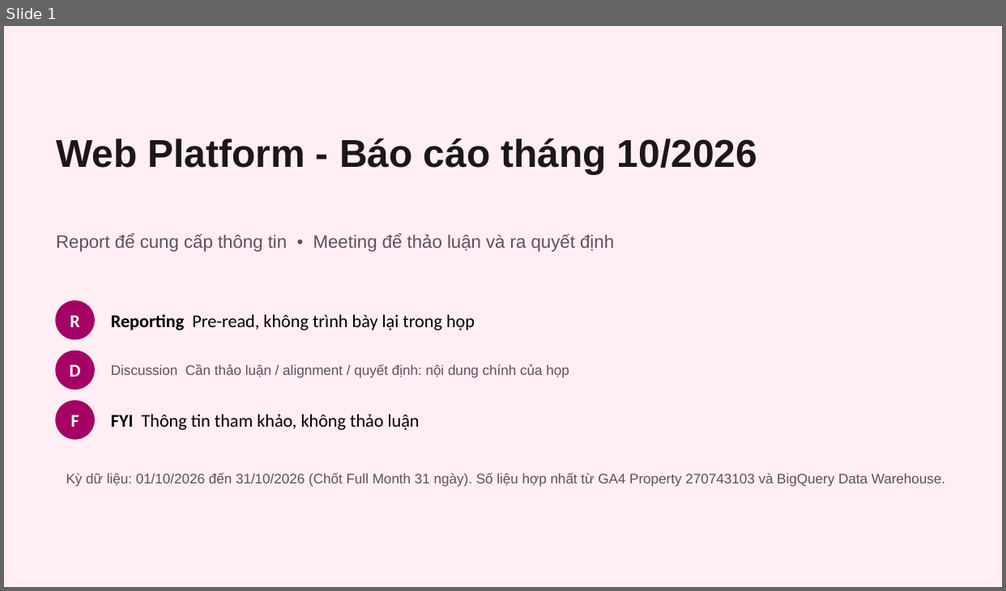
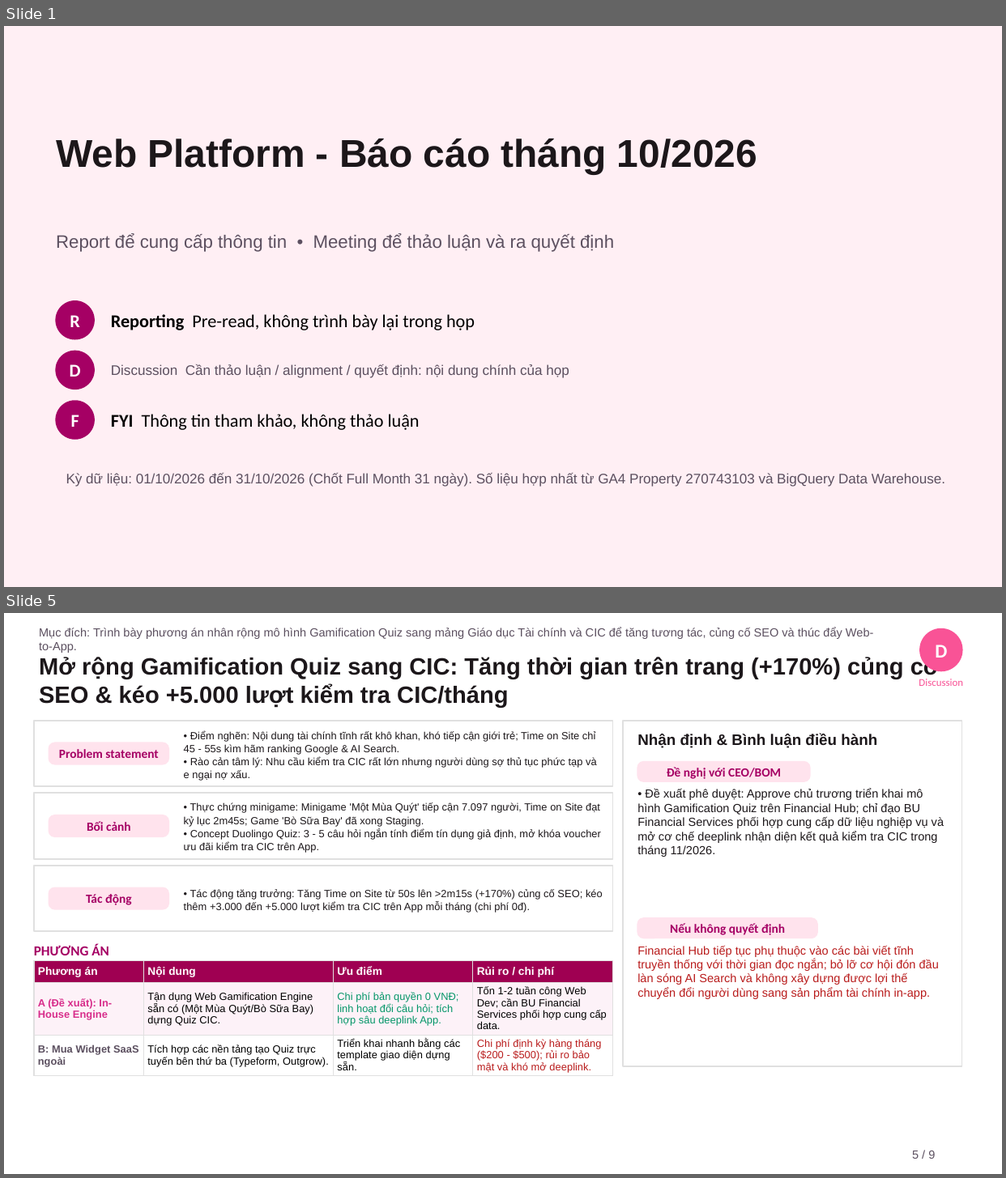
Before and after one commit to stormhoang/hienho-knowledgebase, a slide deck: 07_REPORTS/docs/presentations/Web_Platform_Thang_10_2026_Pyramid.pptx. Shown one above the other, each under a label of ours: slide 1 before the commit, slides 1 and 5 after it; the slides between them are not shown. The pictures are 1006x591 and 1006x1178 pixels, drawn with LibreOffice and Linux fonts; fonts in the diff are those of the drawing. Boxes give left, top, right and bottom in pixels: in the first picture for what was removed or moved away, otherwise in the second. Text is boxed around its words. In the diff, an @@ line names an element or a change of style, - is before the commit and + after.

```diff
--- a/07_REPORTS/docs/presentations/Web_Platform_Thang_10_2026_Pyramid.pptx
+++ b/07_REPORTS/docs/presentations/Web_Platform_Thang_10_2026_Pyramid.pptx
@@ slide 5 added at bbox=[4, 613, 1002, 1174], background #FFFFFF @@
@@ text added at bbox=[39, 627, 874, 653], 8.5 pt, text #5C5060 @@
+Mục đích: Trình bày phương án nhân rộng mô hình Gamification Quiz sang mảng Giáo dục Tài chính và CIC để tăng tương tác, củng cố SEO và thúc đẩy Web-to-App.
@@ ellipse added at bbox=[920, 629, 962, 671], fill #F95396, outline #F95396 1 pt @@
@@ text added at bbox=[39, 656, 938, 707], 17 pt, text #1C171A, bold @@
+Mở rộng Gamification Quiz sang CIC: Tăng thời gian trên trang (+170%) củng cố SEO & kéo +5.000 lượt kiểm tra CIC/tháng
@@ text added at bbox=[935, 645, 947, 658], 14 pt, text #FFFFFF, bold @@
+D
@@ text added at bbox=[918, 679, 963, 686], 7.5 pt, text #F95396 @@
+Discussion
@@ rectangle added at bbox=[34, 721, 613, 786], fill #FFFFFF, outline #E0E0E0 1 pt @@
@@ text added at bbox=[184, 731, 597, 781], 7.5 pt, text #1C171A @@
+• Điểm nghẽn: Nội dung tài chính tĩnh rất khô khan, khó tiếp cận giới trẻ; Time on Site chỉ 45 - 55s kìm hãm ranking Google & AI Search.
+• Rào cản tâm lý: Nhu cầu kiểm tra CIC rất lớn nhưng người dùng sợ thủ tục phức tạp và e ngại nợ xấu.
@@ rectangle added at bbox=[623, 721, 962, 1067], fill #FFFFFF, outline #E0E0E0 1 pt @@
@@ text added at bbox=[637, 734, 877, 748], 11 pt, text #1C171A, bold @@
+Nhận định & Bình luận điều hành
@@ rounded rectangle added at bbox=[49, 743, 168, 764], fill #FFE3ED, outline #FFE3ED 1 pt @@
@@ text added at bbox=[59, 749, 158, 758], 9 pt, text #A50064, bold @@
+Problem statement
@@ rounded rectangle added at bbox=[637, 762, 810, 781], fill #FFE3ED, outline #FFE3ED 1 pt @@
@@ text added at bbox=[667, 767, 781, 779], 9 pt, text #A50064, bold @@
+Đề nghị với CEO/BOM
@@ rectangle added at bbox=[34, 793, 613, 858], fill #FFFFFF, outline #E0E0E0 1 pt @@
@@ text added at bbox=[184, 803, 601, 853], 7.5 pt, text #1C171A @@
+• Thực chứng minigame: Minigame 'Một Mùa Quýt' tiếp cận 7.097 người, Time on Site đạt kỷ lục 2m45s; Game 'Bò Sữa Bay' đã xong Staging.
+• Concept Duolingo Quiz: 3 - 5 câu hỏi ngắn tính điểm tín dụng giả định, mở khóa voucher ưu đãi kiểm tra CIC trên App.
@@ text added at bbox=[637, 789, 944, 857], 8.5 pt, text #1C171A @@
+• Đề xuất phê duyệt: Approve chủ trương triển khai mô hình Gamification Quiz trên Financial Hub; chỉ đạo BU Financial Services phối hợp cung cấp dữ liệu nghiệp vụ và mở cơ chế deeplink nhận diện kết quả kiểm tra CIC trong tháng 11/2026.
@@ rounded rectangle added at bbox=[49, 815, 168, 837], fill #FFE3ED, outline #FFE3ED 1 pt @@
@@ text added at bbox=[87, 821, 130, 831], 9 pt, text #A50064, bold @@
+Bối cảnh
@@ rectangle added at bbox=[34, 866, 613, 931], fill #FFFFFF, outline #E0E0E0 1 pt @@
@@ rounded rectangle added at bbox=[49, 888, 168, 909], fill #FFE3ED, outline #FFE3ED 1 pt @@
@@ text added at bbox=[86, 894, 132, 905], 9 pt, text #A50064, bold @@
+Tác động
@@ text added at bbox=[184, 889, 603, 913], 7.5 pt, text #1C171A @@
+• Tác động tăng trưởng: Tăng Time on Site từ 50s lên >2m15s (+170%) củng cố SEO; kéo thêm +3.000 đến +5.000 lượt kiểm tra CIC trên App mỗi tháng (chi phí 0đ).
@@ rounded rectangle added at bbox=[637, 918, 817, 939], fill #FFE3ED, outline #FFE3ED 1 pt @@
@@ text added at bbox=[670, 923, 785, 935], 9 pt, text #A50064, bold @@
+Nếu không quyết định
@@ text added at bbox=[34, 944, 109, 956], 10 pt, text #A50064, bold @@
+PHƯƠNG ÁN
@@ text added at bbox=[637, 945, 939, 999], 8.5 pt, text #B91C1C @@
+Financial Hub tiếp tục phụ thuộc vào các bài viết tĩnh truyền thống với thời gian đọc ngắn; bỏ lỡ cơ hội đón đầu làn sóng AI Search và không xây dựng được lợi thế chuyển đổi người dùng sang sản phẩm tài chính in-app.
@@ table added at bbox=[34, 961, 613, 1076], 3 rows, 4 columns @@
+Phương án | Nội dung | Ưu điểm | Rủi ro / chi phí
+A (Đề xuất): In-House Engine | Tận dụng Web Gamification Engine sẵn có (Một Mùa Quýt/Bò Sữa Bay) dựng Quiz CIC. | Chi phí bản quyền 0 VNĐ; linh hoạt đổi câu hỏi; tích hợp sâu deeplink App. | Tốn 1-2 tuần công Web Dev; cần BU Financial Services phối hợp cung cấp data.
+B: Mua Widget SaaS ngoài | Tích hợp các nền tảng tạo Quiz trực tuyến bên thứ ba (Typeform, Outgrow). | Triển khai nhanh bằng các template giao diện dựng sẵn. | Chi phí định kỳ hàng tháng ($200 - $500); rủi ro bảo mật và khó mở deeplink.
@@ text added at bbox=[912, 1151, 935, 1159], 8.5 pt, text #5C5060 @@
+5 / 9
```
Also in this commit, not shown: 6 slides changed, 1 other slide added, 5 other files.
